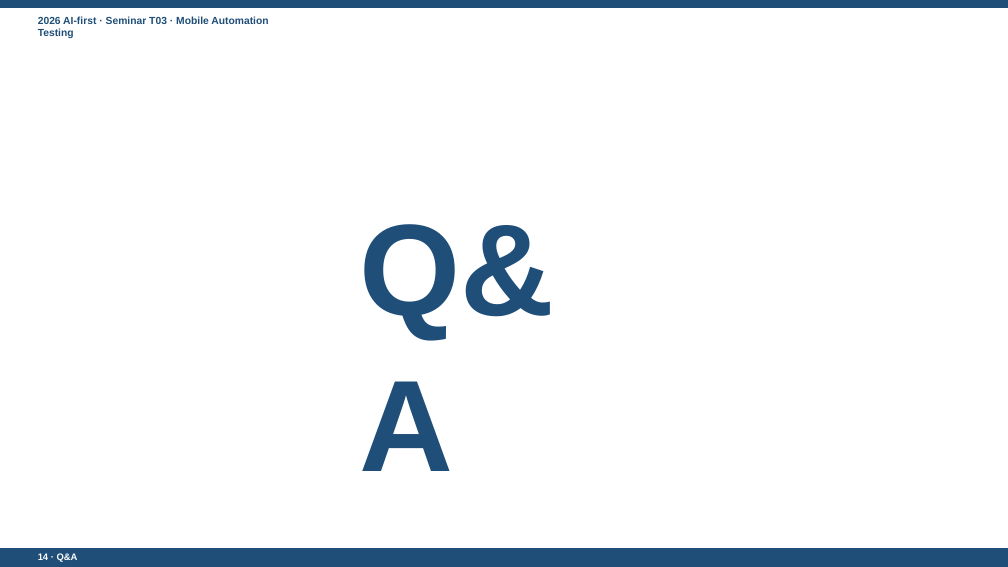
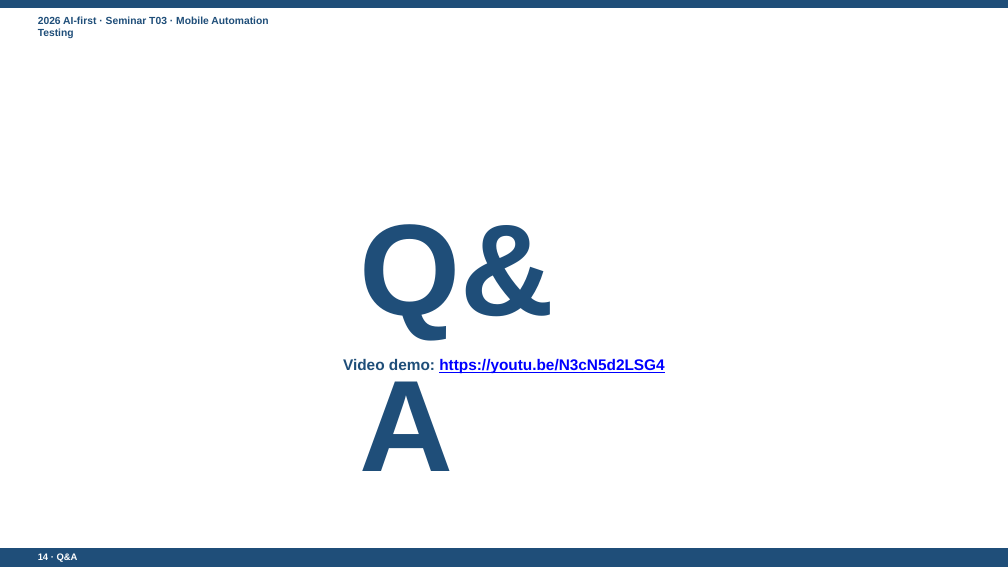
Before and after one commit to d1nhnguyen/t03_mobile_automation_testing, a slide deck: slide 14 of slides/Seminar_Slides.pptx. Drawn at 1008x567 pixels with LibreOffice and Linux fonts; fonts in the diff are those of the drawing. Boxes give left, top, right and bottom in pixels: in the first picture for what was removed or moved away, otherwise in the second. Text is boxed around its words. In the diff, an @@ line names an element or a change of style, - is before the commit and + after.

```diff
--- a/slides/Seminar_Slides.pptx
+++ b/slides/Seminar_Slides.pptx
@@ text added at (343,359,664,373), 22 pt, text #0000FF, bold, underline @@
+Video demo: https://youtu.be/N3cN5d2LSG4
```
Also in this commit, not shown: 1 other slide changed, 5 other files.
